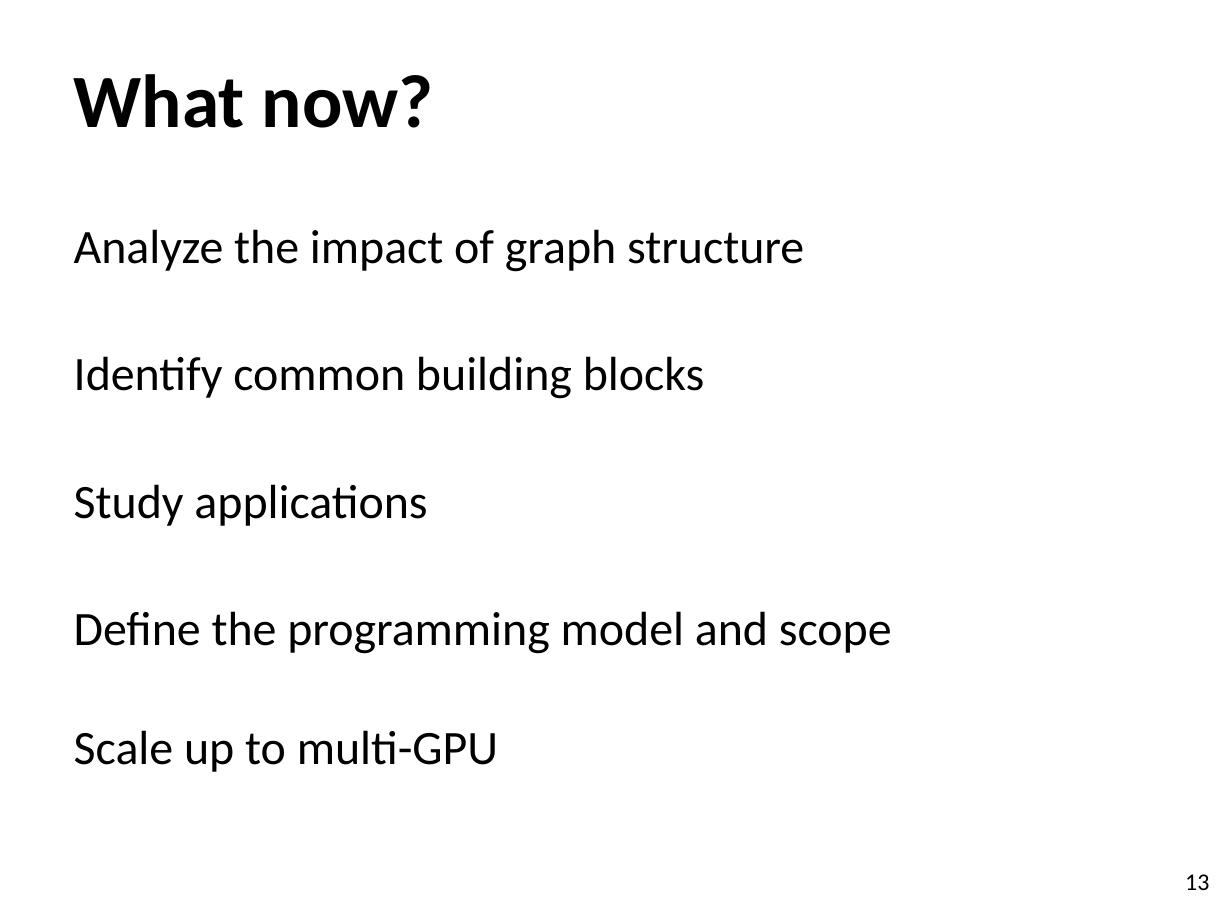
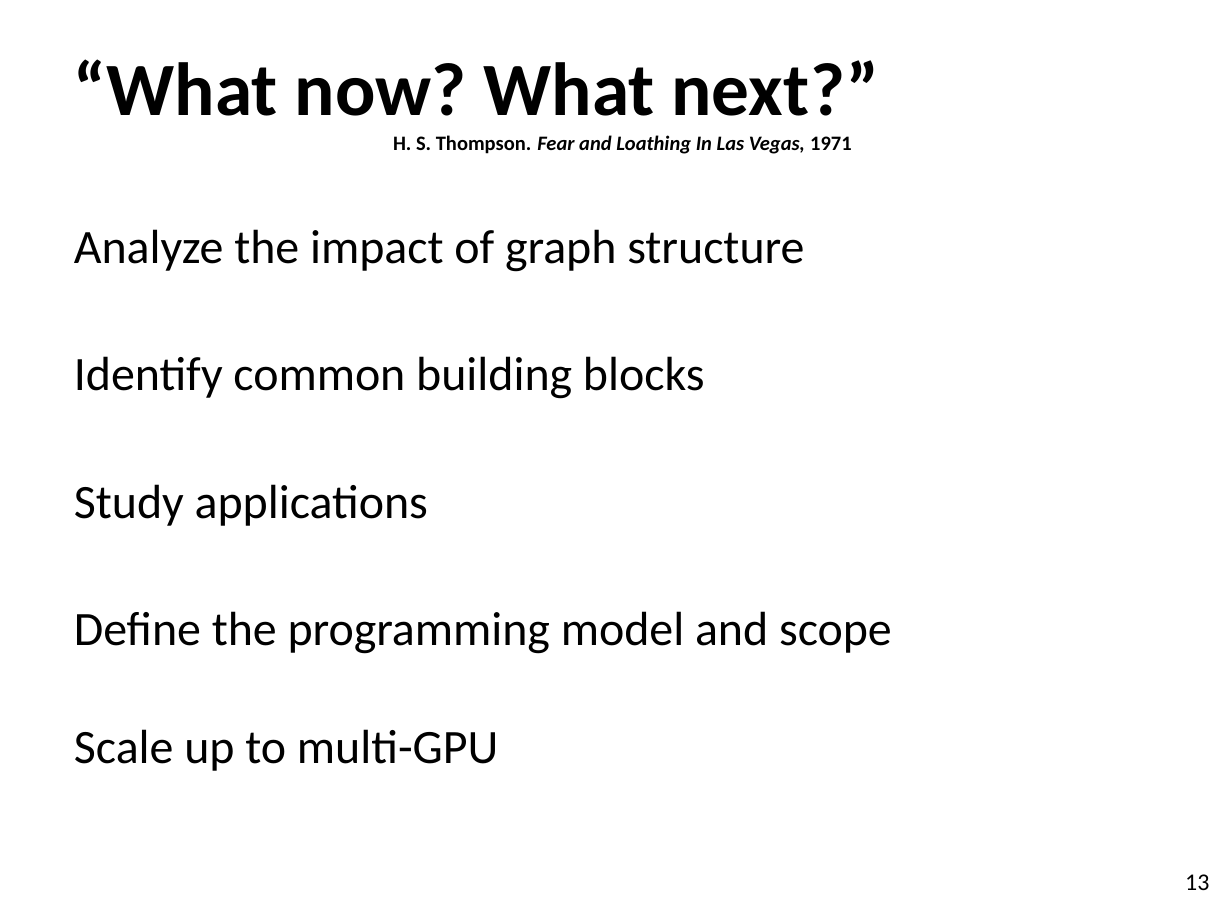
Before and after one commit to netsyslab/Totem, a slide deck: slide 13 of doc/571R_midterm.ppt. Drawn at 1232x924 pixels with LibreOffice and Linux fonts; fonts in the diff are those of the drawing. Boxes give left, top, right and bottom in pixels: in the first picture for what was removed or moved away, otherwise in the second. Text is boxed around its words. In the diff, an @@ line names an element or a change of style, - is before the commit and + after.

Commit message:
Minor modifications to the midterm report slides.

```diff
--- a/doc/571R_midterm.ppt
+++ b/doc/571R_midterm.ppt
@@ title at [74,59,879,154]: text changed; size 44 to 12 pt @@
-What now?
+“What now? What next?”
+H. S. Thompson. Fear and Loathing In Las Vegas, 1971
```
